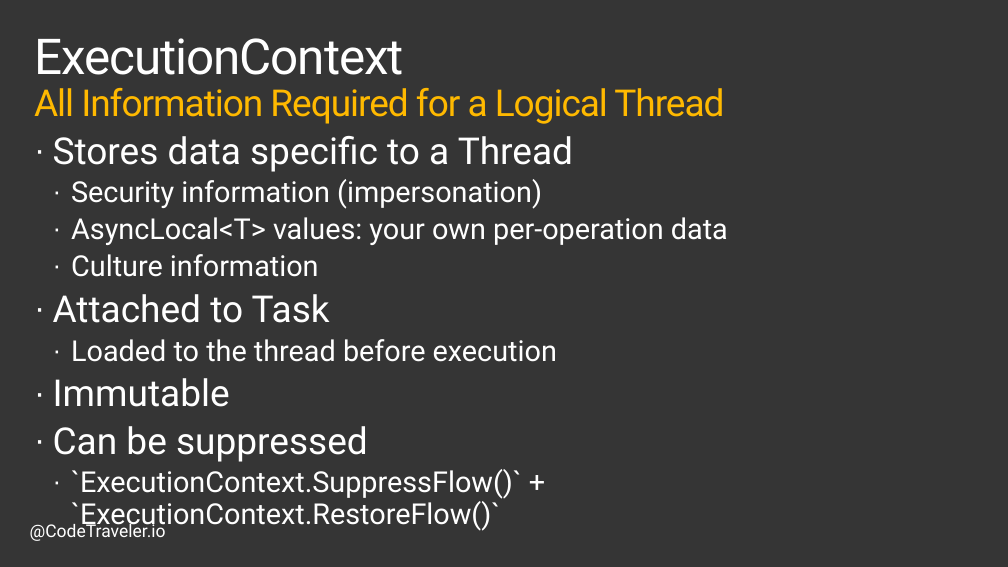
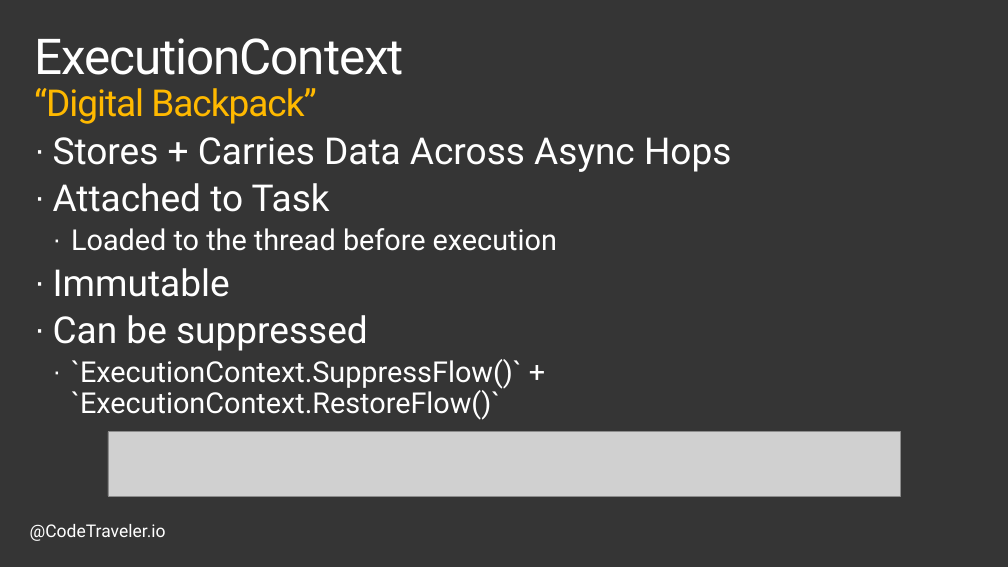
Before and after one commit to TheCodeTraveler/BecomeAnExpertWithAsyncAwait, a slide deck: slide 3 of 3. .NET Internals/Internals.pptx (slide 4 before the commit). Drawn at 1008x567 pixels with LibreOffice and Linux fonts; fonts in the diff are those of the drawing; grey boxes stand for pictures; background and template pictures are left out. Boxes give left, top, right and bottom in pixels: in the first picture for what was removed or moved away, otherwise in the second. Text is boxed around its words. In the diff, an @@ line names an element or a change of style, - is before the commit and + after.

```diff
--- a/3. .NET Internals/Internals.pptx
+++ b/3. .NET Internals/Internals.pptx
@@ title at (x1=34, y1=38, x2=404, y2=124): text changed @@
-ExecutionContext
-All Information Required for a Logical Thread
+ExecutionContext
+“Digital Backpack”
@@ text at (x1=53, y1=137, x2=731, y2=172): text changed; size 28 to 36 pt @@
-· Stores data specific to a Thread
-  · Security information (impersonation)
-  · AsyncLocal<T> values: your own per-operation data
-  · Culture information
+· Stores + Carries Data Across Async Hops
@@ picture added at (x1=108, y1=431, x2=901, y2=496) @@
```
Also in this commit, not shown: 5 other slides changed.
